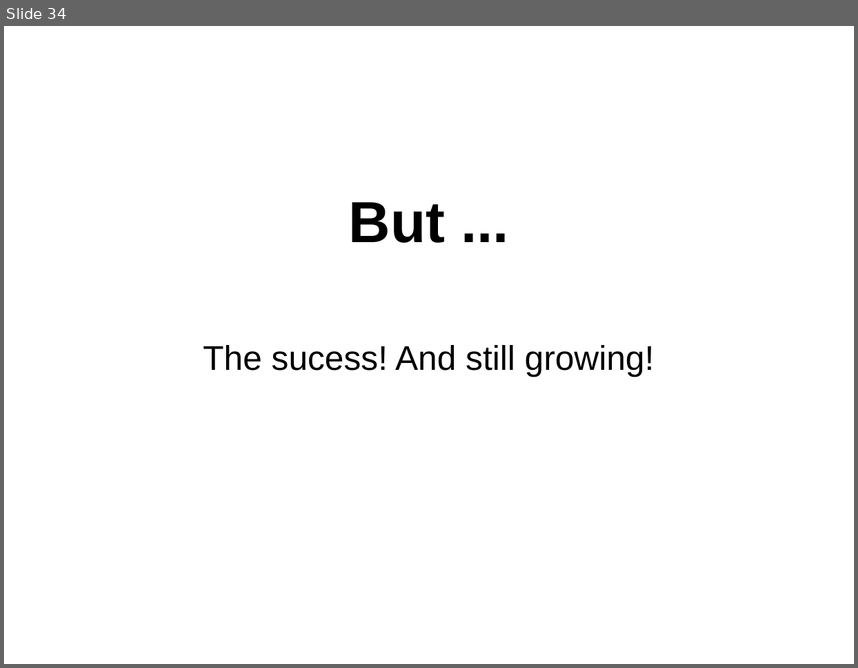
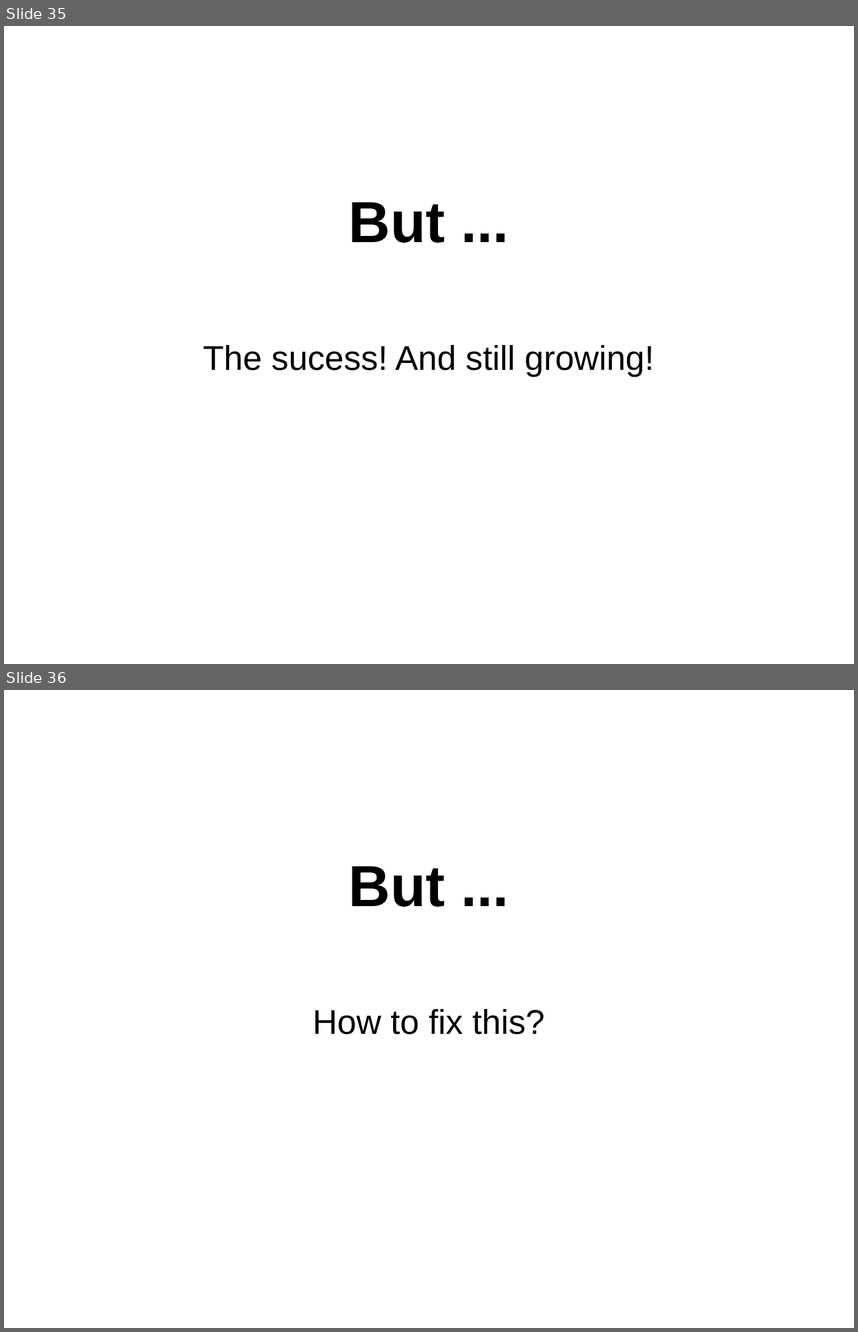
Before and after one commit to danvet/danvet.github.io, a slide deck: slides/lca-2018.odp. Shown one above the other, each under a label of ours: slide 34 before the commit, slides 35 and 36 after it. The pictures are 858x668 and 858x1332 pixels, drawn with LibreOffice and Linux fonts; fonts in the diff are those of the drawing. Boxes give left, top, right and bottom in pixels: in the first picture for what was removed or moved away, otherwise in the second. Text is boxed around its words. In the diff, an @@ line names an element or a change of style, - is before the commit and + after.

```diff
--- a/slides/lca-2018.odp
+++ b/slides/lca-2018.odp
@@ slide 36 added at bbox=[4, 690, 854, 1328], background #FFFFFF @@
@@ title added at bbox=[349, 866, 446, 907], 54 pt, text #000000, bold @@
+But ...
@@ subtitle added at bbox=[312, 1009, 545, 1034], 32 pt, text #000000 @@
+How to fix this?
@@ what was slide 34 is now slide 35 @@
```
Also in this commit, not shown: 2 slides changed, 1 other slide added.
